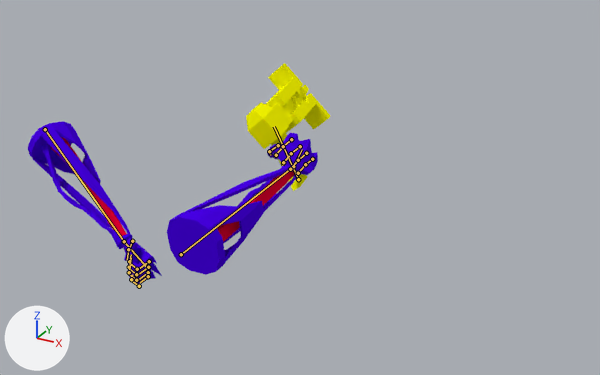
Before and after pictures for a commit that changed the Blender file Badass_Upgrade/DESIGN/GrupoA/Player/Gun/Armature/Completo.blend.
Rendered twice from a 50 mm lens placed at (6.08, -10.47, 5.25), pointed at (0.44, -0.21, 0.12). Every picture has the same lights, and +X, +Y and +Z are marked at lower left. Both versions are drawn at frame 504 of the action 'ArmatureAction'; the numbers are the values there. The bones that bend it are drawn over the model as lines.

Names of what the first picture shows: 'Cube.005', 'Gun', 'RArm'.
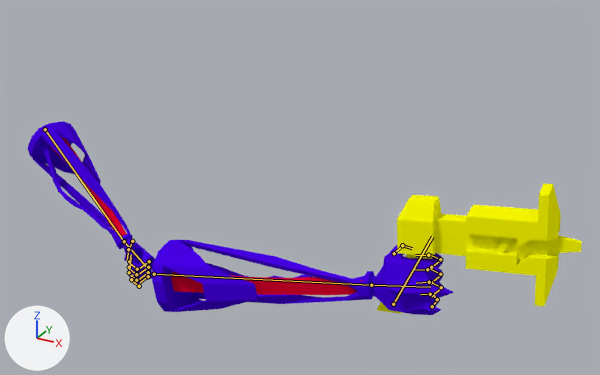
Pixel boxes [x1, y1, x2, y2] of what changed, in the pictures (600 x 375 px):
'RArm', posed (99% wider, 47% shorter): before [167, 133, 318, 275]; after [152, 240, 454, 315]
'Gun', posed (142% wider): before [246, 63, 330, 191]; after [377, 183, 582, 314]
bone 'Bone', root to tip: before (181, 254) to (293, 166); after (154, 274) to (371, 285)
bone 'Bone.001', root to tip: before (293, 166) to (302, 149); after (371, 285) to (430, 287)
bone 'Bone', root to tip: before (298, 179) to (274, 126); after (393, 304) to (432, 236)

What the commit changed:
Bone 'Bone' (bone_bone) moves from (0.0, 0.0, 0.991) to (0.0, 0.0, 1.573).
Bone 'Bone' (bone_bone) turns from (-88, 5, 4) to (-9, 3, 8) degrees about its own x, y and z.
Bone 'Bone.001' (bone_bone_001) turns from (-17, -41, 8) to (-2, -8, -4) degrees about its own x, y and z.
Bone 'Bone' (bone_bone_) moves from (-4.438, -2.052, -2.168) to (-1.893, -0.507, 0.923).
Bone 'Bone' (bone_bone_) turns from (-91, 73, -22) to (-7, 5, 5) degrees about its own x, y and z.
